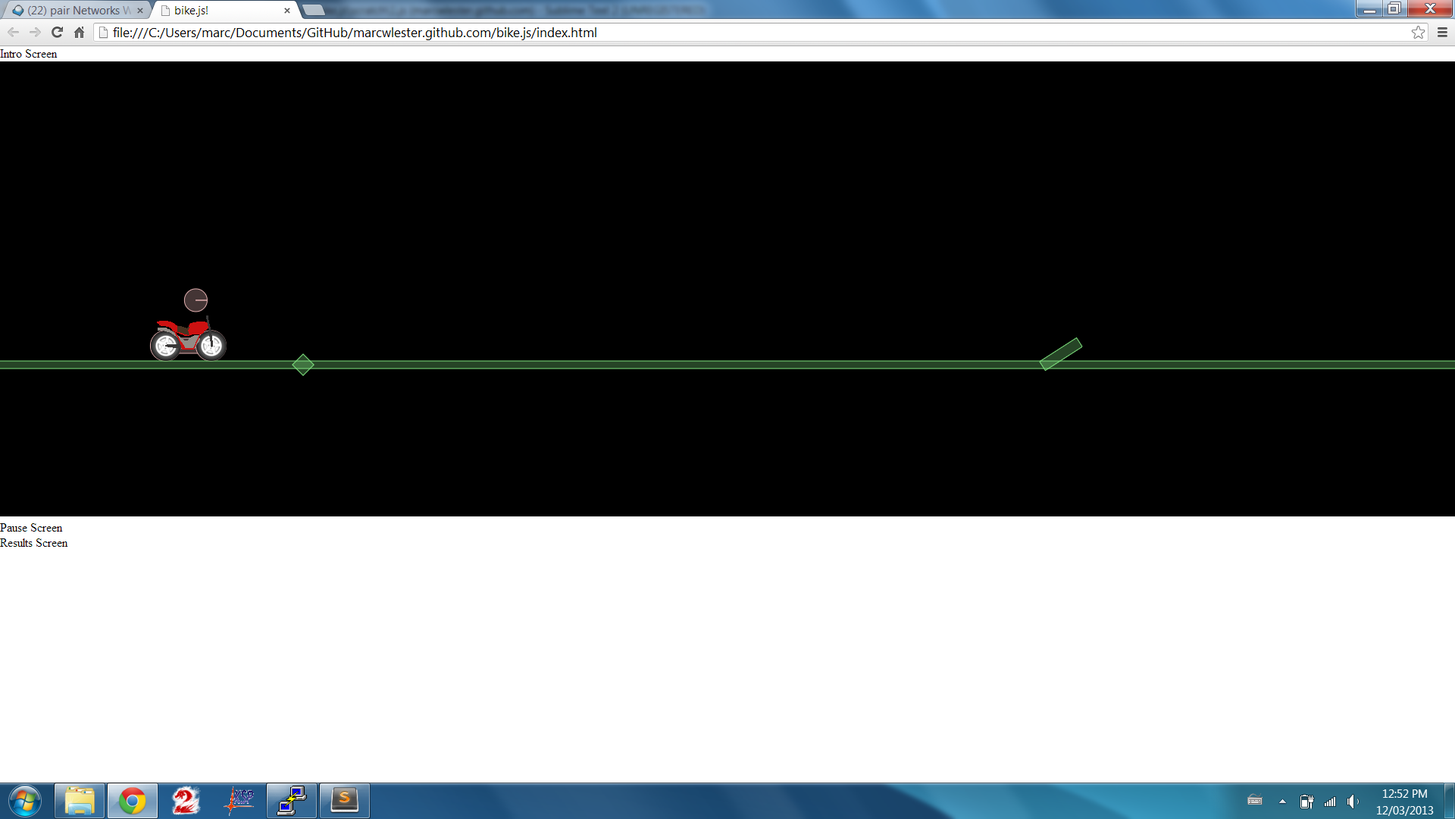
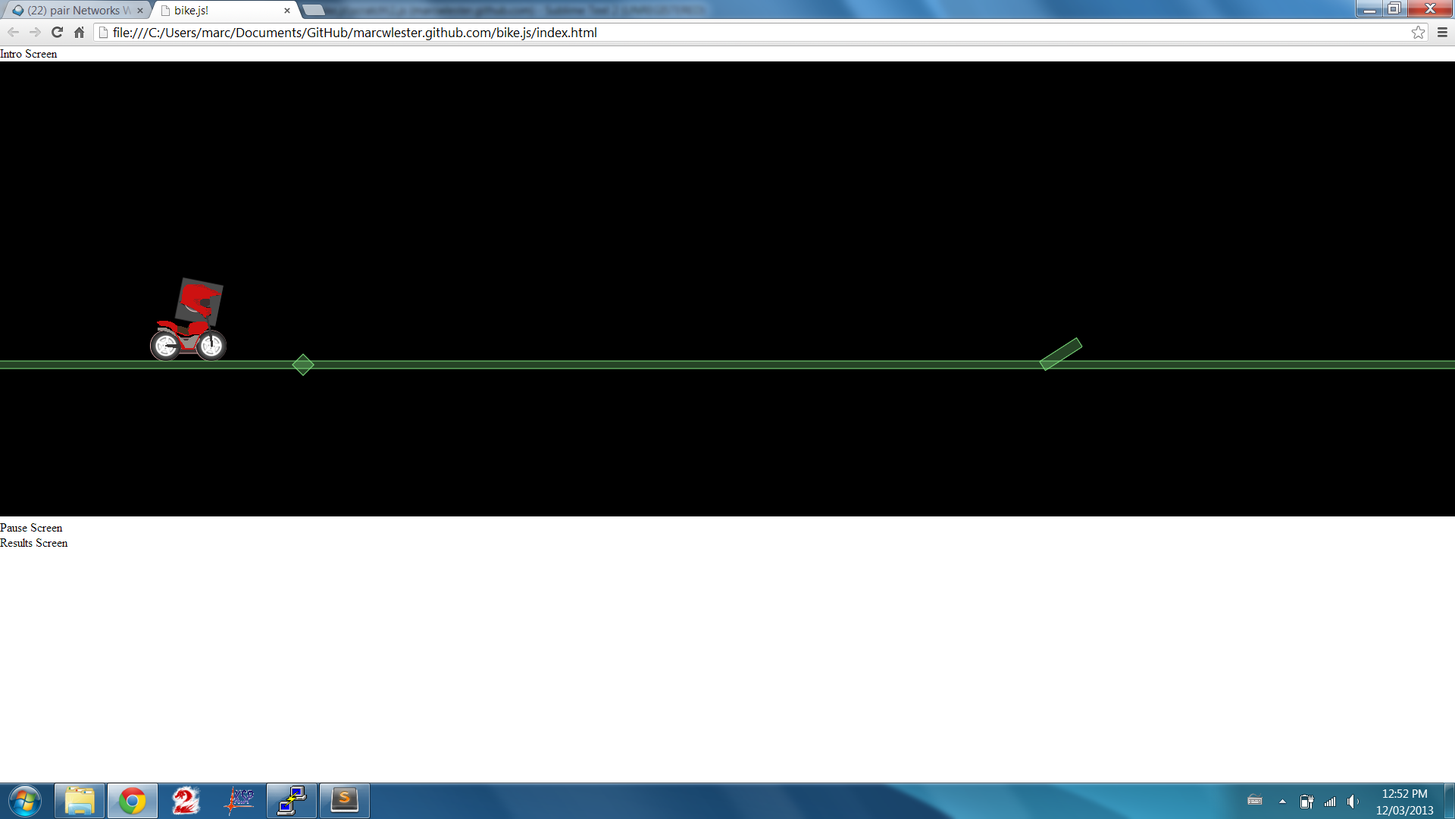
Layered file, before and after one edit (1455 x 819). Changes by layer:
added layer "helmet" above "Clipboard" over [180, 284, 222, 318]
added layer "Clipboard" (29%) above "front wheel #1" over [174, 276, 224, 327]
